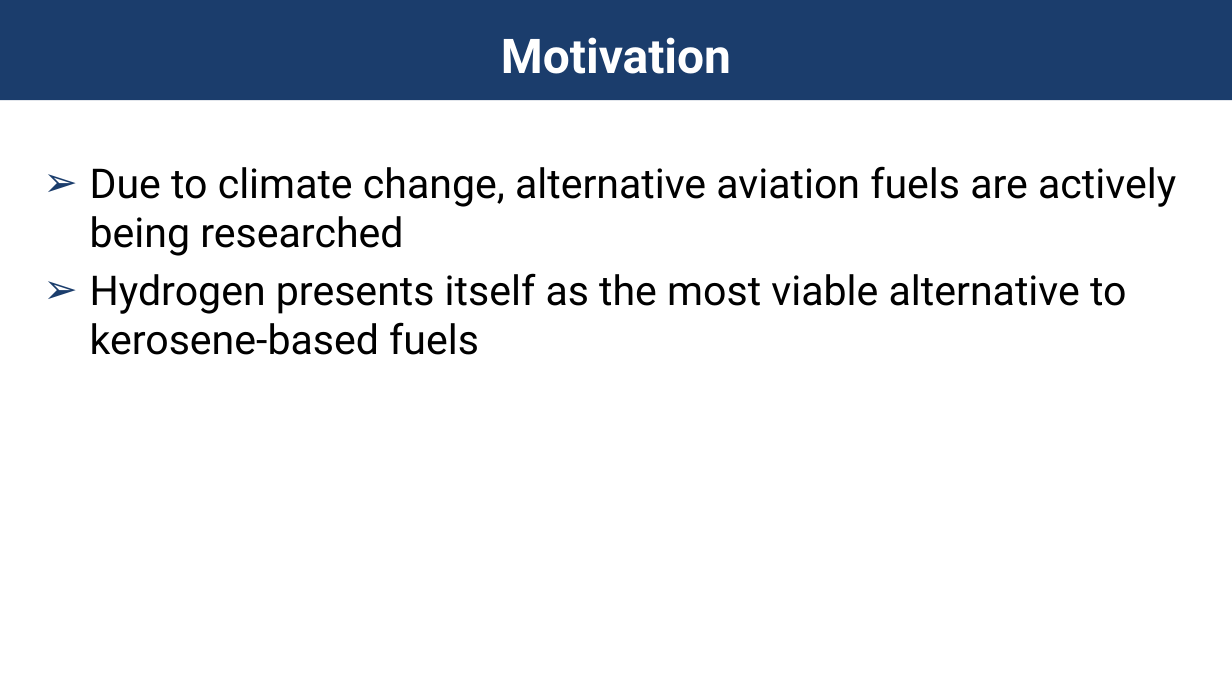
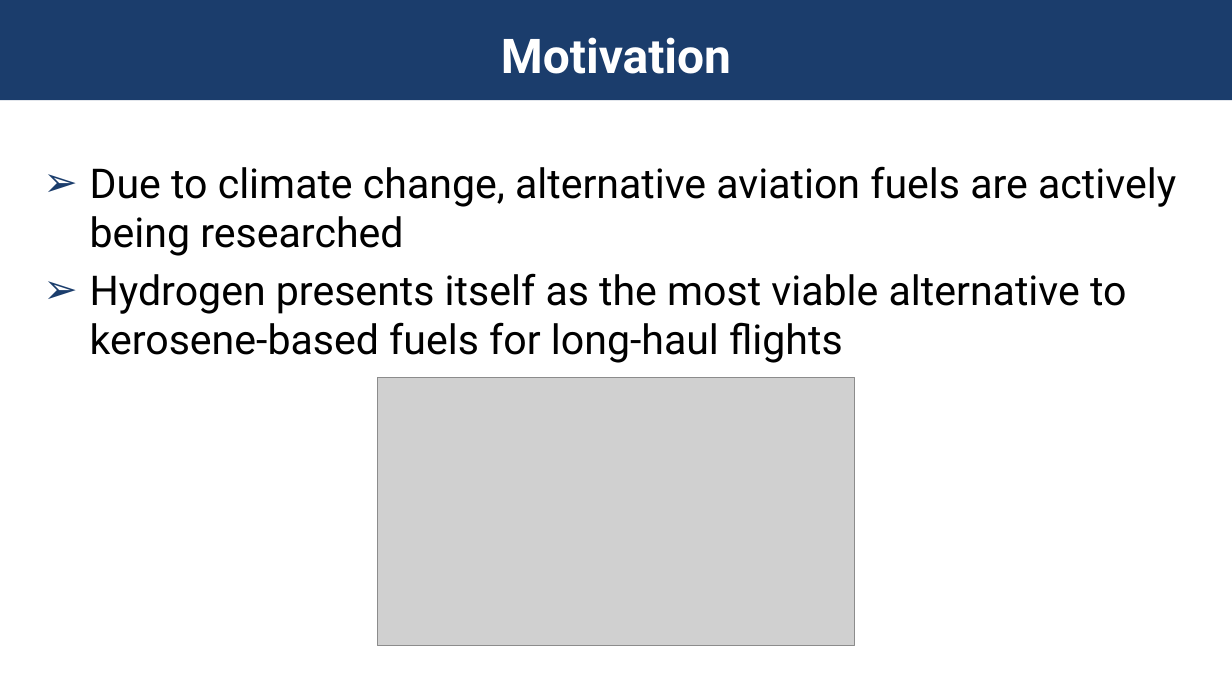
Before and after one commit to patma20/aviation2023-emissionProp, a slide deck: slide 2 of conference-slides/presentation.pptx. Drawn at 1232x693 pixels with LibreOffice and Linux fonts; fonts in the diff are those of the drawing; grey boxes stand for pictures; background and template pictures are left out. Boxes give left, top, right and bottom in pixels: in the first picture for what was removed or moved away, otherwise in the second. Text is boxed around its words. In the diff, an @@ line names an element or a change of style, - is before the commit and + after.

```diff
--- a/conference-slides/presentation.pptx
+++ b/conference-slides/presentation.pptx
@@ text at [90, 273, 1126, 363]: text changed @@
-➢ Hydrogen presents itself as the most viable alternative to kerosene-based fuels
+➢ Hydrogen presents itself as the most viable alternative to kerosene-based fuels for long-haul flights
@@ picture added at [377, 377, 855, 646] @@
```
Also in this commit, not shown: 9 other slides changed, 11 slides added, 4 slides removed, 3 other files.
